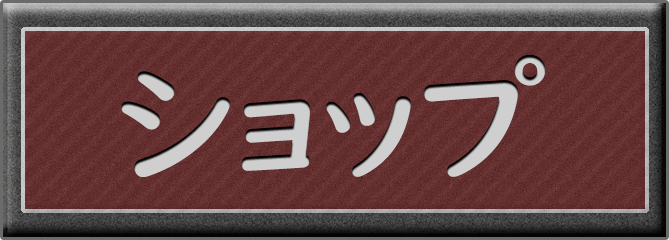
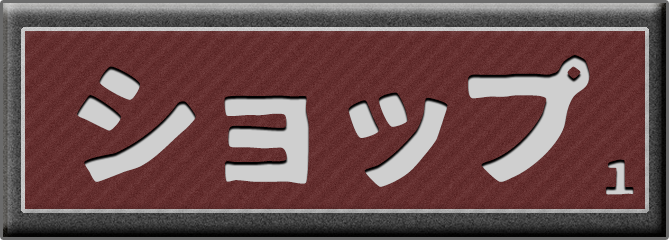
Layered file, before and after one edit (w=669, h=240). Changes by layer:
painted on "레이어 1" over [77, 54, 634, 195]
